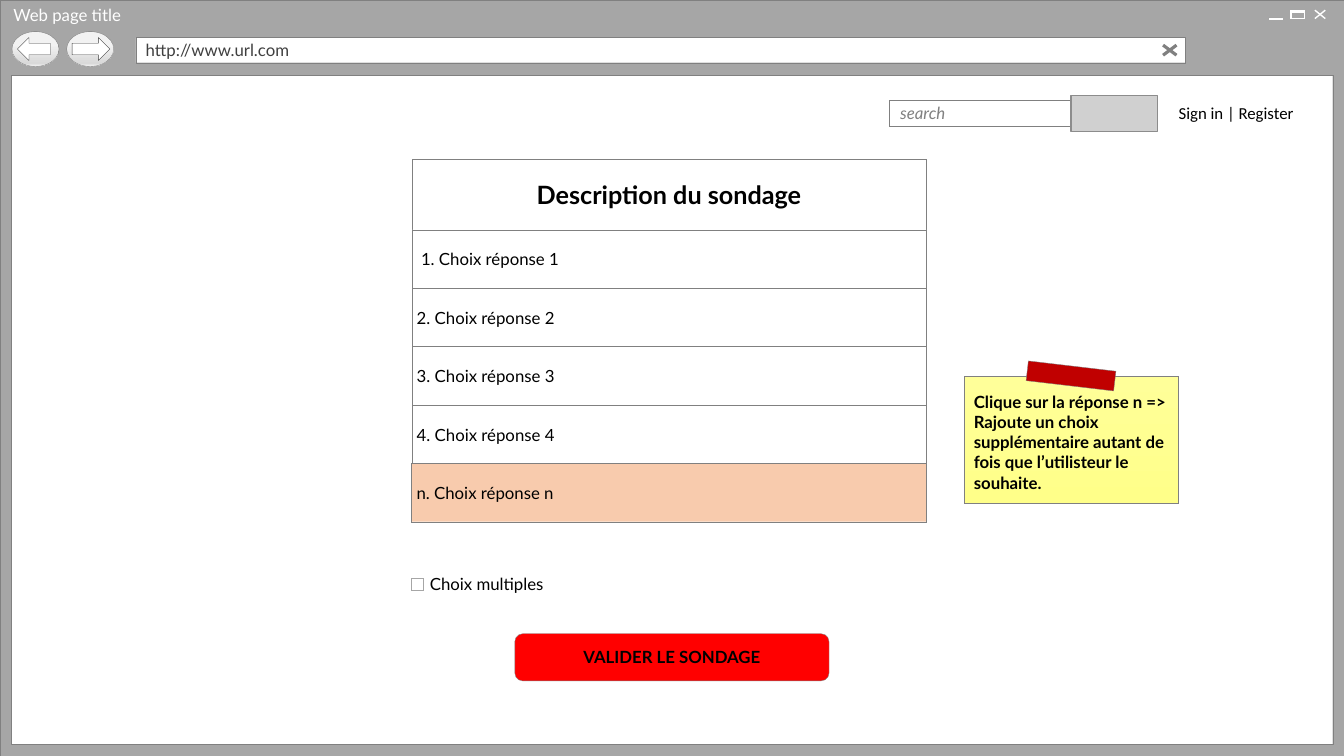
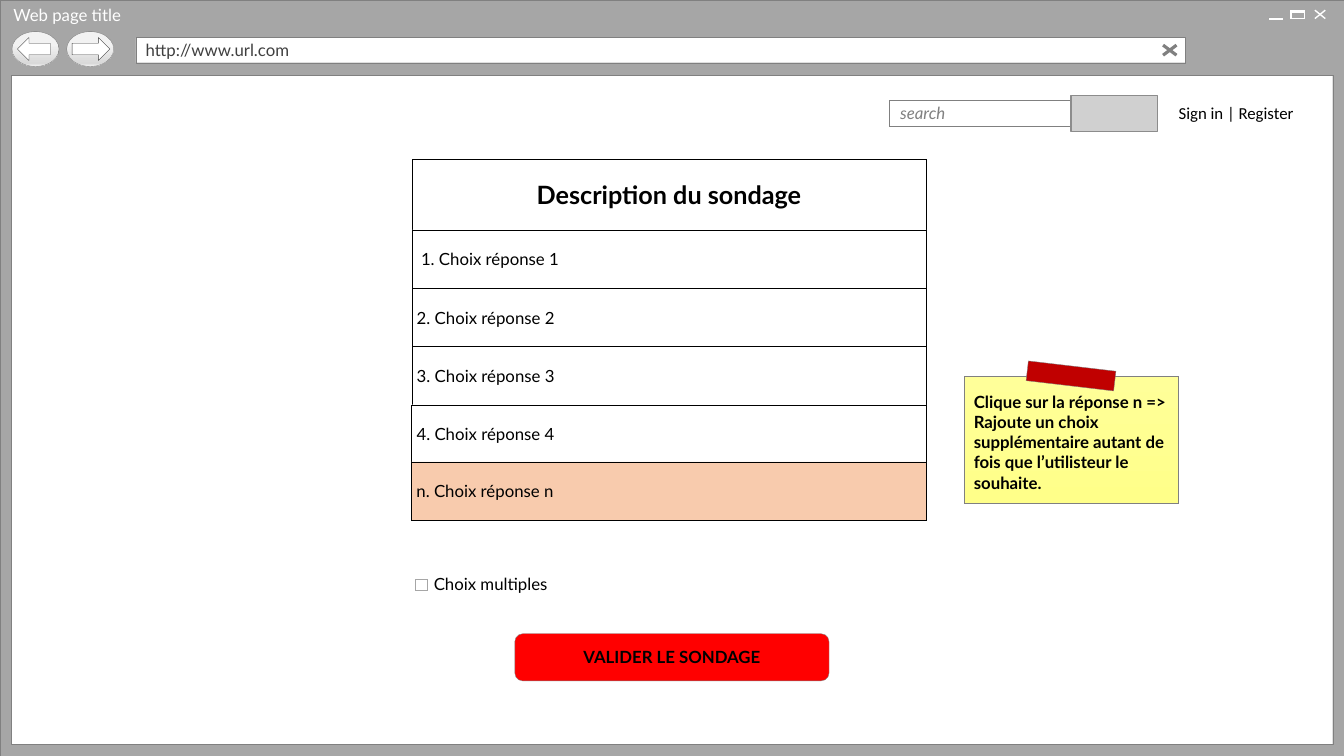
Before and after one commit to Holyz1988/PROJET1-ASP.NET, a slide deck: slide 5 of Page d’acceuil.pptx. Drawn at 1344x756 pixels with LibreOffice and Linux fonts; fonts in the diff are those of the drawing; grey boxes stand for pictures; background and template pictures are left out. Boxes give left, top, right and bottom in pixels: in the first picture for what was removed or moved away, otherwise in the second. Text is boxed around its words. In the diff, an @@ line names an element or a change of style, - is before the commit and + after.

Commit message:
Slides sondages et relations entre elles terminé

```diff
--- a/Page d’acceuil.pptx
+++ b/Page d’acceuil.pptx
@@ outline #808080 0.25 pt to #000000 0.25 pt in 6 elements at [411,159,927,231], [411,230,927,288], [411,288,927,347], [411,347,927,405], [411,405,927,464], [411,462,927,520] @@
@@ text "Choix multiples": place and size @@
-text "Choix multiples" at [430,577,544,593]
+text "Choix multiples" at [434,577,547,593]
@@ rectangle: place and size @@
-rectangle at [411,579,423,590]
+rectangle at [415,579,427,590]
```
Also in this commit, not shown: 4 other slides changed, 13 slides added, 1 slide removed.
